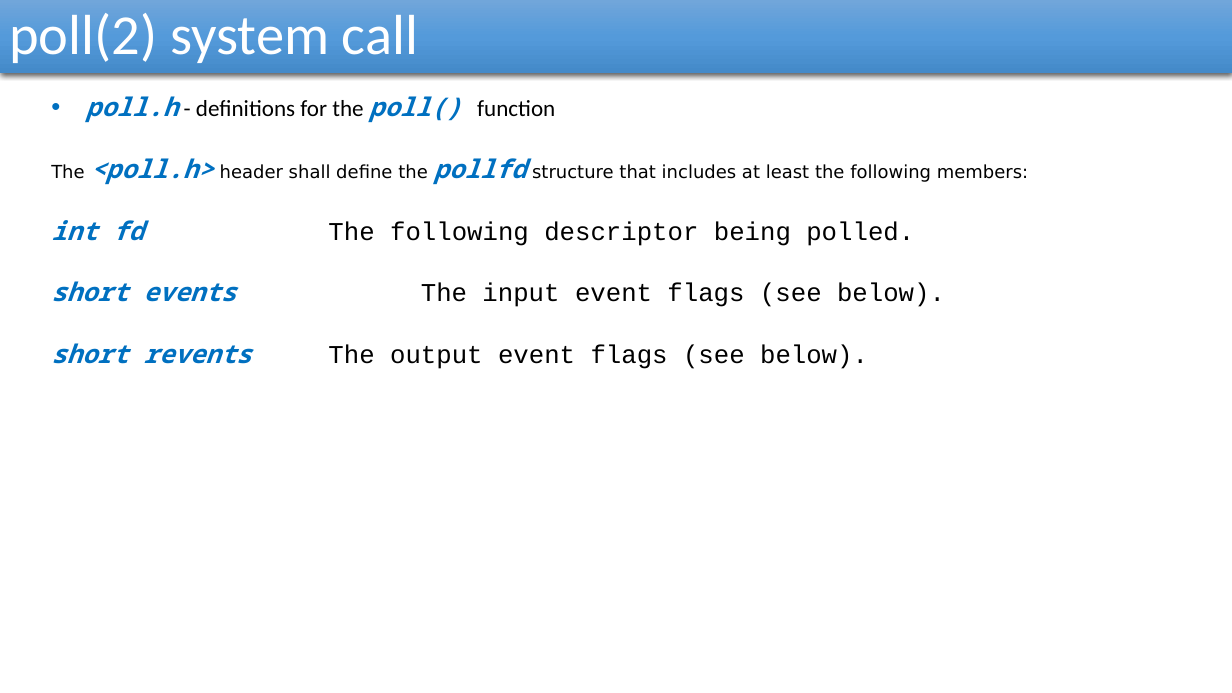
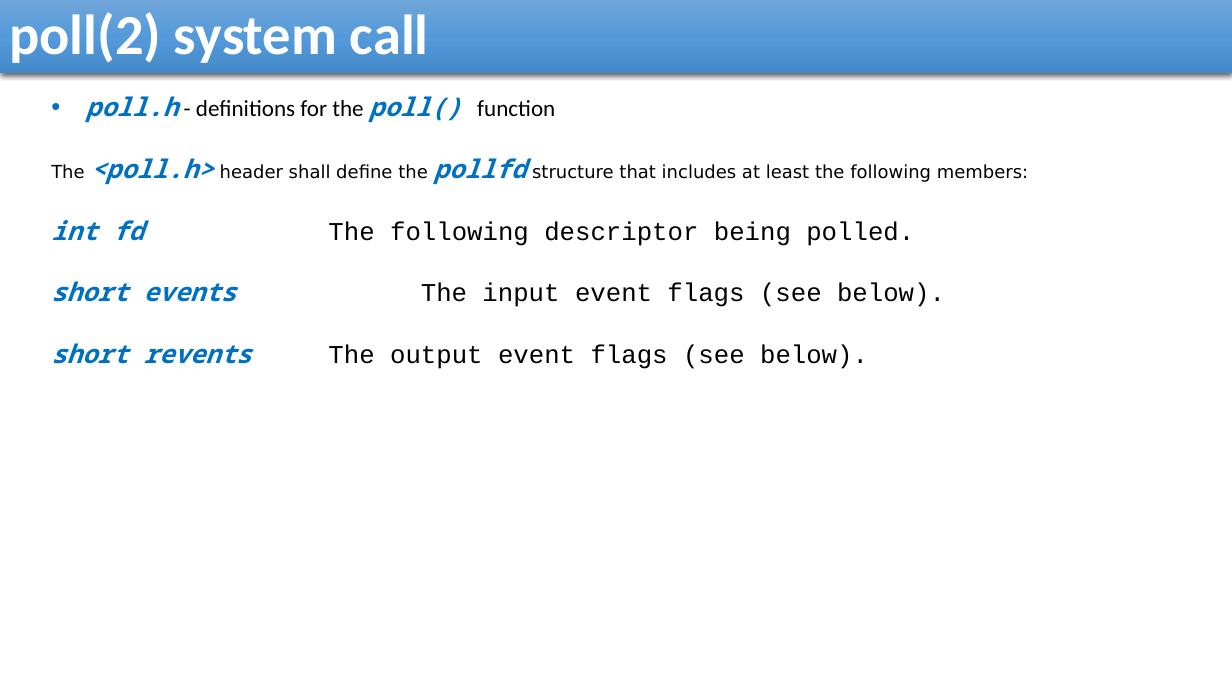
Before and after one commit to reza-arjmandi/rpi-course, a slide deck: slide 18 of session4/presentaion/Internet_Of_Things.pptx. Drawn at 1232x693 pixels with LibreOffice and Linux fonts; fonts in the diff are those of the drawing. Boxes give left, top, right and bottom in pixels: in the first picture for what was removed or moved away, otherwise in the second. Text is boxed around its words. In the diff, an @@ line names an element or a change of style, - is before the commit and + after.

```diff
--- a/session4/presentaion/Internet_Of_Things.pptx
+++ b/session4/presentaion/Internet_Of_Things.pptx
@@ rectangle "poll(2) system call" at [0, 0, 1232, 73]: bold on @@
```
Also in this commit, not shown: 21 other slides changed, 16 other files.
